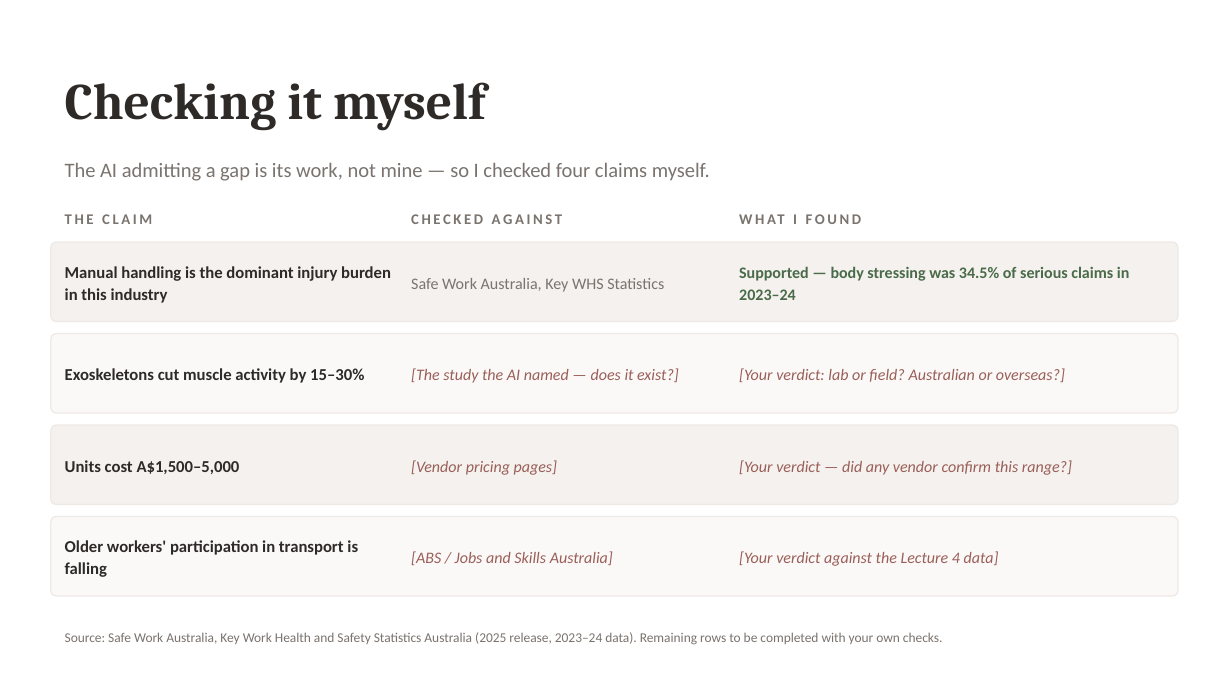
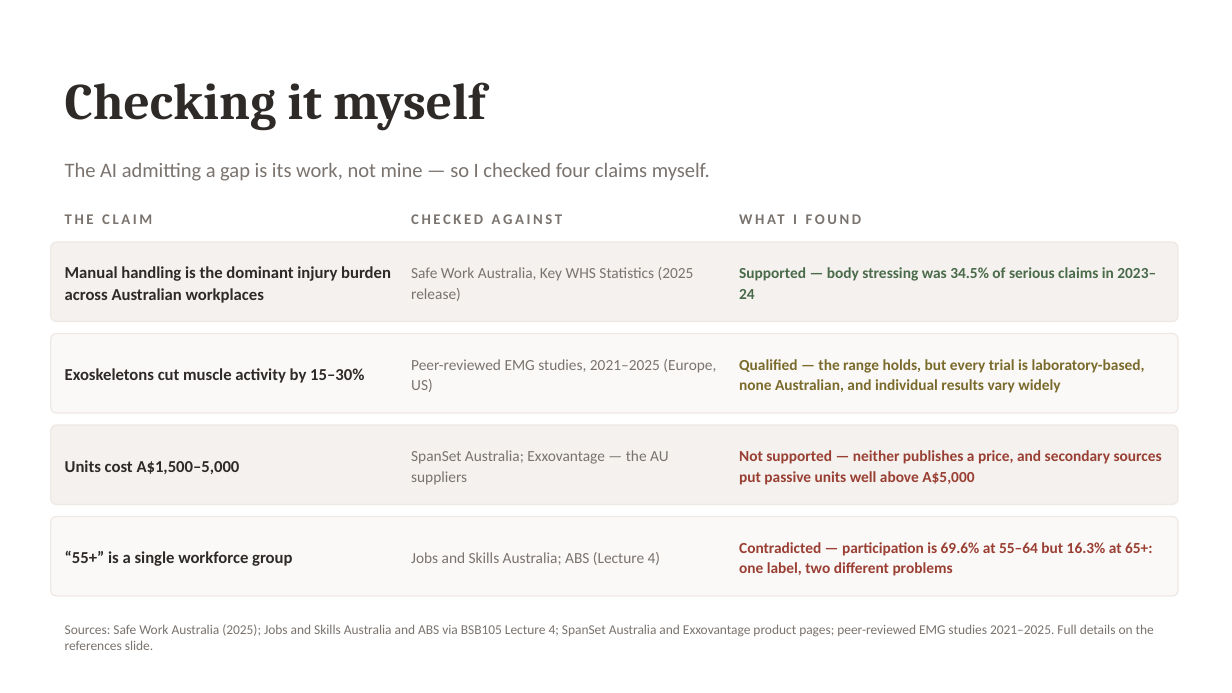
Before and after one commit to danielfrancogomez-wq/My-computer-claude-code, a slide deck: slide 10 of Followmont-Prompt-Chain.pptx. Drawn at 1232x693 pixels with LibreOffice and Linux fonts; fonts in the diff are those of the drawing. Boxes give left, top, right and bottom in pixels: in the first picture for what was removed or moved away, otherwise in the second. Text is boxed around its words. In the diff, an @@ line names an element or a change of style, - is before the commit and + after.

```diff
--- a/Followmont-Prompt-Chain.pptx
+++ b/Followmont-Prompt-Chain.pptx
@@ text at box(65, 266, 391, 303): text changed @@
-Manual handling is the dominant injury burden in this industry
+Manual handling is the dominant injury burden across Australian workplaces
@@ text at box(411, 267, 694, 301): text changed; size 12.5 to 12 pt @@
-Safe Work Australia, Key WHS Statistics
+Safe Work Australia, Key WHS Statistics (2025 release)
@@ text "Supported — body stressing was ..." at box(739, 267, 1156, 299): size 12.5 to 12 pt; line spacing 17pt to 16pt @@
@@ text at box(411, 359, 716, 392): text changed; size 12.5 to 12 pt; text colour #9A5F58 to #7A736E; italic off @@
-[The study the AI named — does it exist?]
+Peer-reviewed EMG studies, 2021–2025 (Europe, US)
@@ text at box(739, 359, 1145, 393): text changed; size 12.5 to 12 pt; text colour #9A5F58 to #7A6A2B; bold on; italic off @@
-[Your verdict: lab or field? Australian or overseas?]
+Qualified — the range holds, but every trial is laboratory-based, none Australian, and individual results vary widely
@@ text at box(411, 450, 669, 485): text changed; size 12.5 to 12 pt; text colour #9A5F58 to #7A736E; italic off @@
-[Vendor pricing pages]
+SpanSet Australia; Exxovantage — the AU suppliers
@@ text at box(739, 450, 1162, 485): text changed; size 12.5 to 12 pt; text colour #9A5F58 to #9A3F33; bold on; italic off @@
-[Your verdict — did any vendor confirm this range?]
+Not supported — neither publishes a price, and secondary sources put passive units well above A$5,000
@@ text at box(65, 551, 292, 566): text changed @@
-Older workers' participation in transport is falling
+“55+” is a single workforce group
@@ text at box(411, 552, 660, 565): text changed; size 12.5 to 12 pt; text colour #9A5F58 to #7A736E; italic off @@
-[ABS / Jobs and Skills Australia]
+Jobs and Skills Australia; ABS (Lecture 4)
@@ text at box(739, 542, 1152, 576): text changed; size 12.5 to 12 pt; text colour #9A5F58 to #9A3F33; bold on; italic off @@
-[Your verdict against the Lecture 4 data]
+Contradicted — participation is 69.6% at 55–64 but 16.3% at 65+: one label, two different problems
@@ text at box(65, 624, 1154, 650): text changed @@
-Source: Safe Work Australia, Key Work Health and Safety Statistics Australia (2025 release, 2023–24 data). Remaining rows to be completed with your own checks.
+Sources: Safe Work Australia (2025); Jobs and Skills Australia and ABS via BSB105 Lecture 4; SpanSet Australia and Exxovantage product pages; peer-reviewed EMG studies 2021–2025. Full details on the references slide.
```
Also in this commit, not shown: 7 other slides changed, 1 other file.
